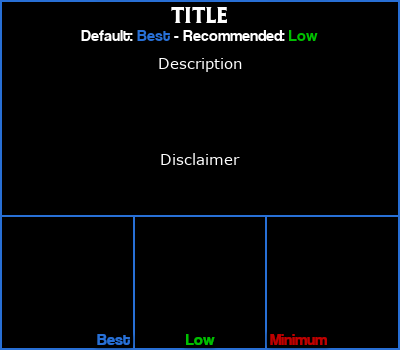
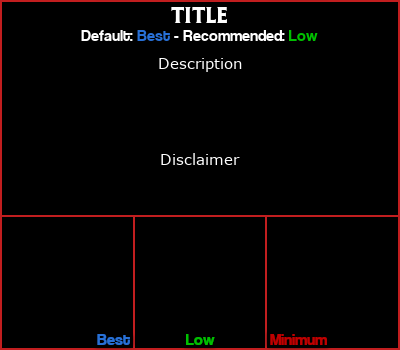
Layers edited between the first and the second 400x350 image:
painted on "3Pics #1" over [0,0,400,350]
